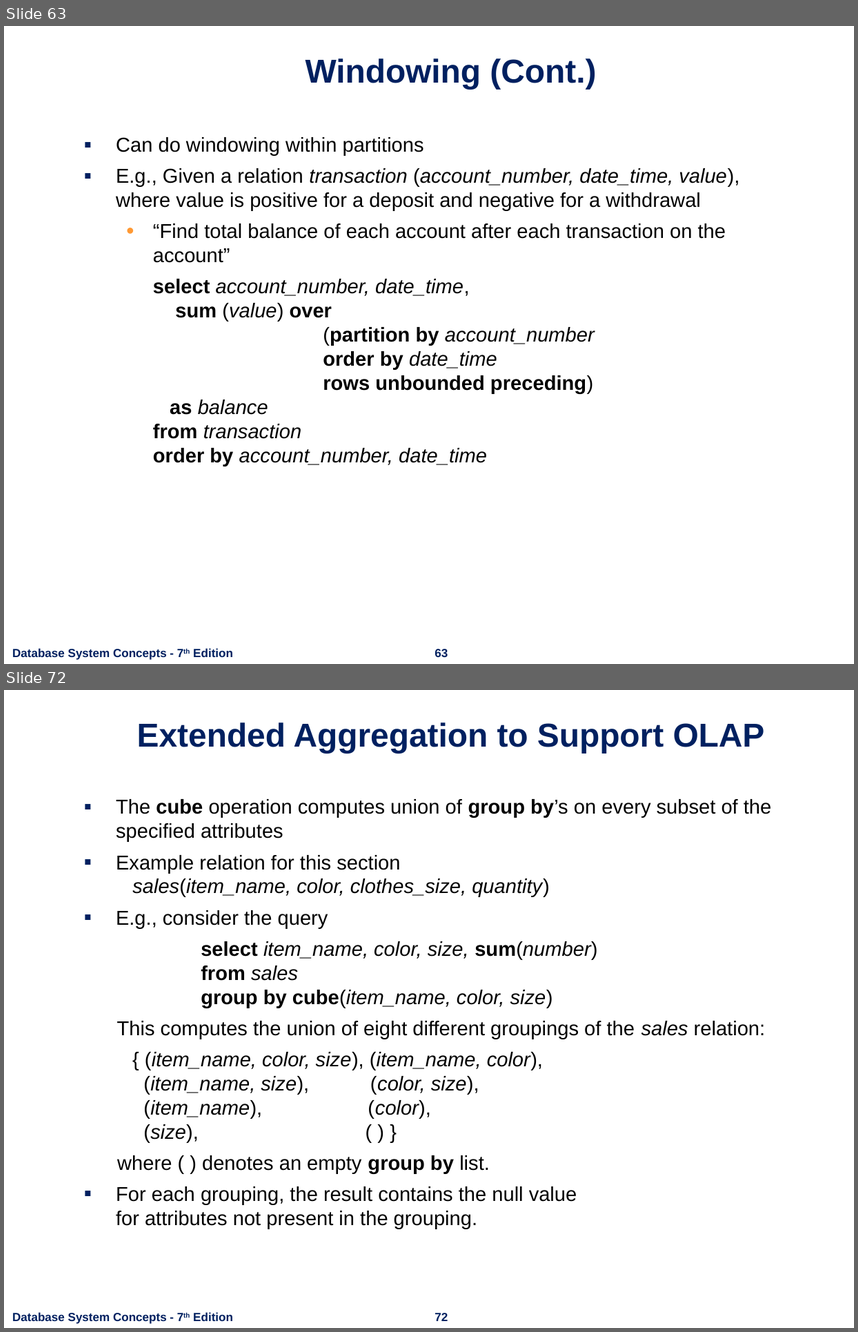
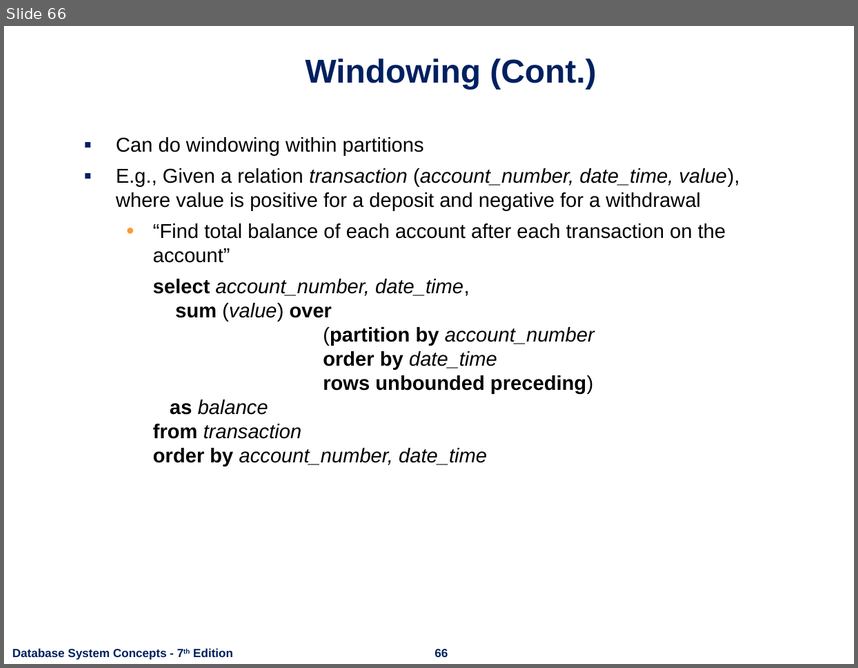
Before and after one commit to nashurgessa/DB-practices, a slide deck: Slides/L18-24 Advanced SQL.pptx. Shown one above the other, each under a label of ours: slides 63 and 72 before the commit, slide 66 after it; the slides between them are not shown. The pictures are 858x1332 and 858x668 pixels, drawn with LibreOffice and Linux fonts; fonts in the diff are those of the drawing; background and template pictures are left out. Boxes give left, top, right and bottom in pixels: in the first picture for what was removed or moved away, otherwise in the second. Text is boxed around its words. In the diff, an @@ line names an element or a change of style, - is before the commit and + after.

```diff
--- a/Slides/L18-24 Advanced SQL.pptx
+++ b/Slides/L18-24 Advanced SQL.pptx
@@ slide 72 removed at <box>4,690,854,1328</box>, background #FFFFFF; not listed: 2 template elements that a slide beside it also shows @@
@@ title removed at <box>137,722,765,753</box> @@
-Extended Aggregation to Support OLAP
@@ text removed at <box>116,799,771,1228</box> @@
-▪ The cube operation computes union of group by’s on every subset of the specified attributes
-▪ Example relation for this section
-  sales(item_name, color, clothes_size, quantity)
-▪ E.g., consider the query
-select item_name, color, size, sum(number)
-from sales
-group by cube(item_name, color, size)
-This computes the union of eight different groupings of the sales relation:
-{ (item_name, color, size), (item_name, color),
-(item_name, size), (color, size),
-(item_name), (color),
-(size), ( ) }
-where ( ) denotes an empty group by list.
-▪ For each grouping, the result contains the null value
-  for attributes not present in the grouping.
@@ what was slide 63 is now slide 66 @@
@@ page number at <box>435,648,448,657</box>: text changed @@
-63
+66
```
Also in this commit, not shown: 3 slides changed, 3 slides added, 16 other slides removed, 7 other files.
